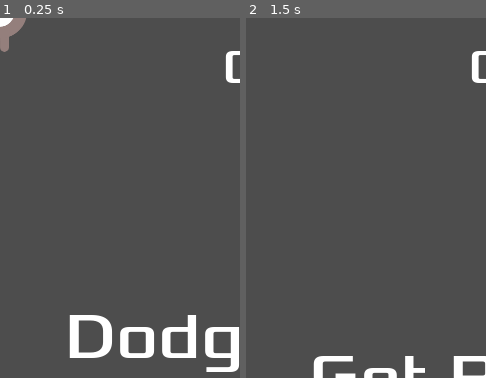
Above: before the commit, frames 1-2 (left to right).
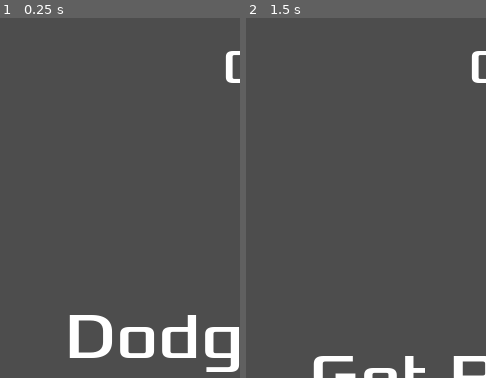
Above: after the commit, the same moments.

Repository: CutyDragon/godot_2d_game_start
Game: Godot game, scene res://main.tscn
Same seed, same stepped clock (60 frames per second), same inputs: the game is played once before the commit and once after it. The project has no main scene, so this scene is started directly.
Inputs:
- Up to frame 1 (0.25 s): no input
- Up to frame 2 (1.5 s): click "start" at 0.5 s; tap Enter at 1.25 s; hold Right (move_right) from 1.28 s (still down)
The pictures show only the part of the screen within x 0-50%, y 0-50%; the shares and areas given below are measured in that part.

The runs differ from the first frame. In frame 1, 0.6% of the frame differs, in the area x 0-11%, y 0-10%; in frame 2, nothing differs.

Commit message:
this game is updated

Diff:
--- a/main.gd
+++ b/main.gd
@@ -13,6 +13,7 @@
 	$StartTimer.start()
 	$HUD.update_score(score)
 	$HUD.show_message("Get Ready")
+	get_tree().call_group("mobs", "queue_free")
 
 func _on_mob_timer_timeout():
 	var mob = mob_scene.instantiate()
--- a/mob.tscn
+++ b/mob.tscn
@@ -48,7 +48,7 @@
 radius = 24.0
 height = 68.0
 
-[node name="Mob" type="RigidBody2D"]
+[node name="Mob" type="RigidBody2D" groups=["mobs"]]
 collision_mask = 0
 gravity_scale = 0.0
 script = ExtResource("1_sngja")
--- a/player.gd
+++ b/player.gd
@@ -5,6 +5,7 @@
 
 func _ready():
 	screen_size = get_viewport_rect().size
+	hide()
 
 func _process(delta):
 	var velocity = Vector2.ZERO
Not shown, added: export_presets.cfg
